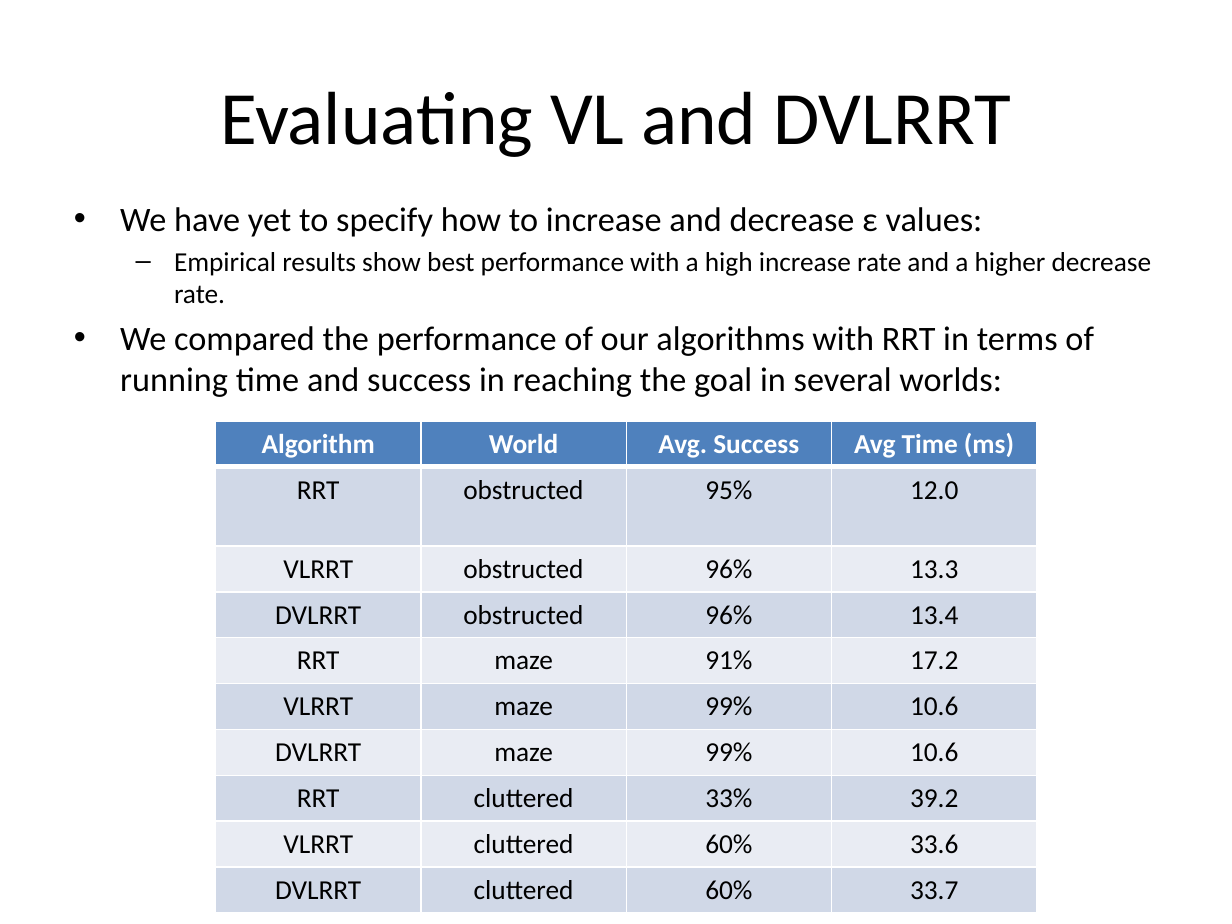
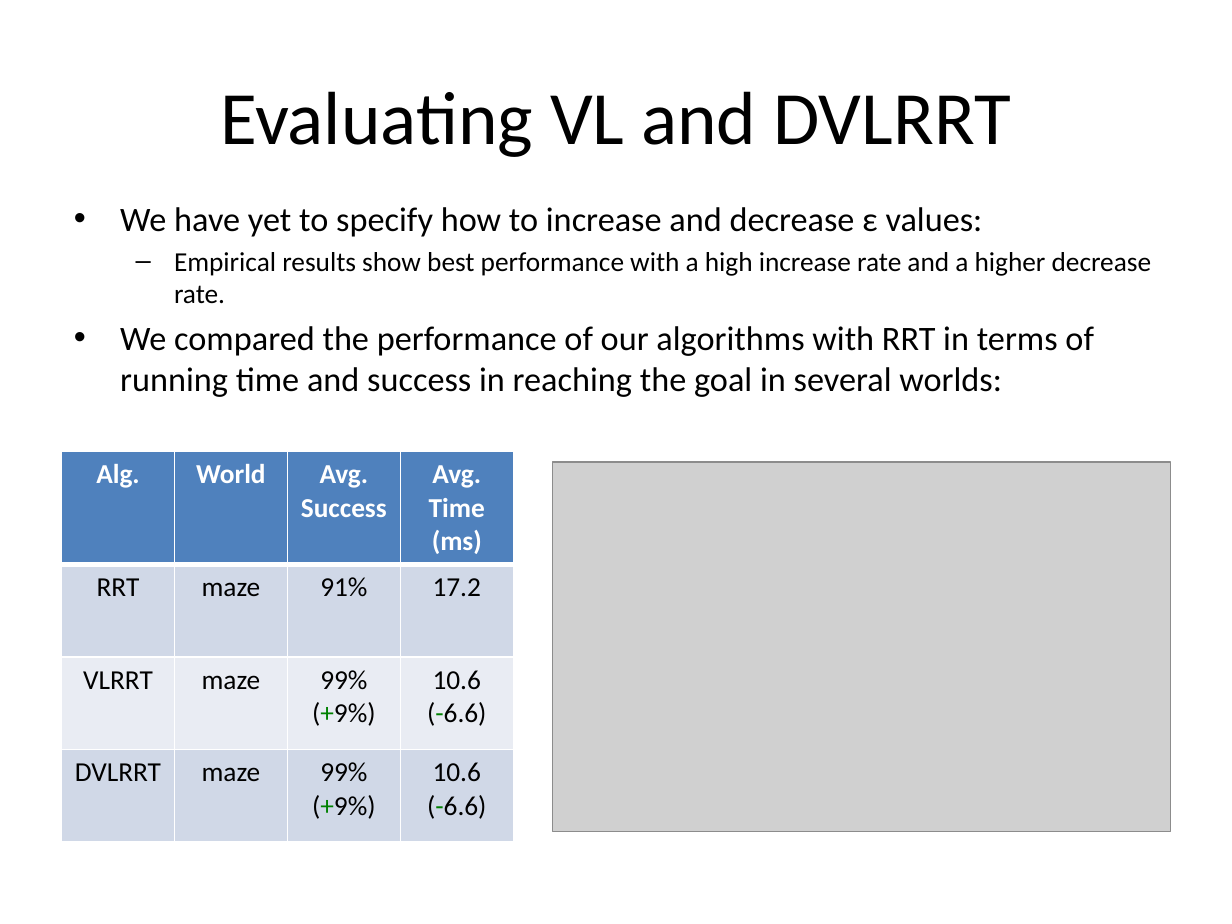
Before and after one commit to yulinzhang/vlerrt, a slide deck: slide 6 of docs/presentation/planning.pptx (slide 5 before the commit). Drawn at 1232x924 pixels with LibreOffice and Linux fonts; fonts in the diff are those of the drawing; grey boxes stand for pictures. Boxes give left, top, right and bottom in pixels: in the first picture for what was removed or moved away, otherwise in the second. Text is boxed around its words. In the diff, an @@ line names an element or a change of style, - is before the commit and + after.

```diff
--- a/docs/presentation/planning.pptx
+++ b/docs/presentation/planning.pptx
@@ table at [62, 452, 515, 840] @@
-row 1: Algorithm | World | Avg. Success | Avg Time (ms)
-row 2: RRT | obstructed | 95% | 12.0
-row 3: VLRRT | obstructed | 96% | 13.3
-row 4: DVLRRT | obstructed | 96% | 13.4
+row 1: Alg. | World | Avg. Success | Avg. Time (ms)
-row 6: VLRRT | maze | 99% | 10.6
-row 7: DVLRRT | maze | 99% | 10.6
-row 8: RRT | cluttered | 33% | 39.2
-row 9: VLRRT | cluttered | 60% | 33.6
-row 10: DVLRRT | cluttered | 60% | 33.7
+row 3: VLRRT | maze | 99% (+9%) | 10.6 (-6.6)
+row 4: DVLRRT | maze | 99% (+9%) | 10.6 (-6.6)
@@ table: place and size @@
-table at [216, 421, 1039, 904]
+table at [62, 452, 515, 840]
@@ picture added at [553, 462, 1170, 832] @@
```
Also in this commit, not shown: 2 slides added, 1 slide removed.
